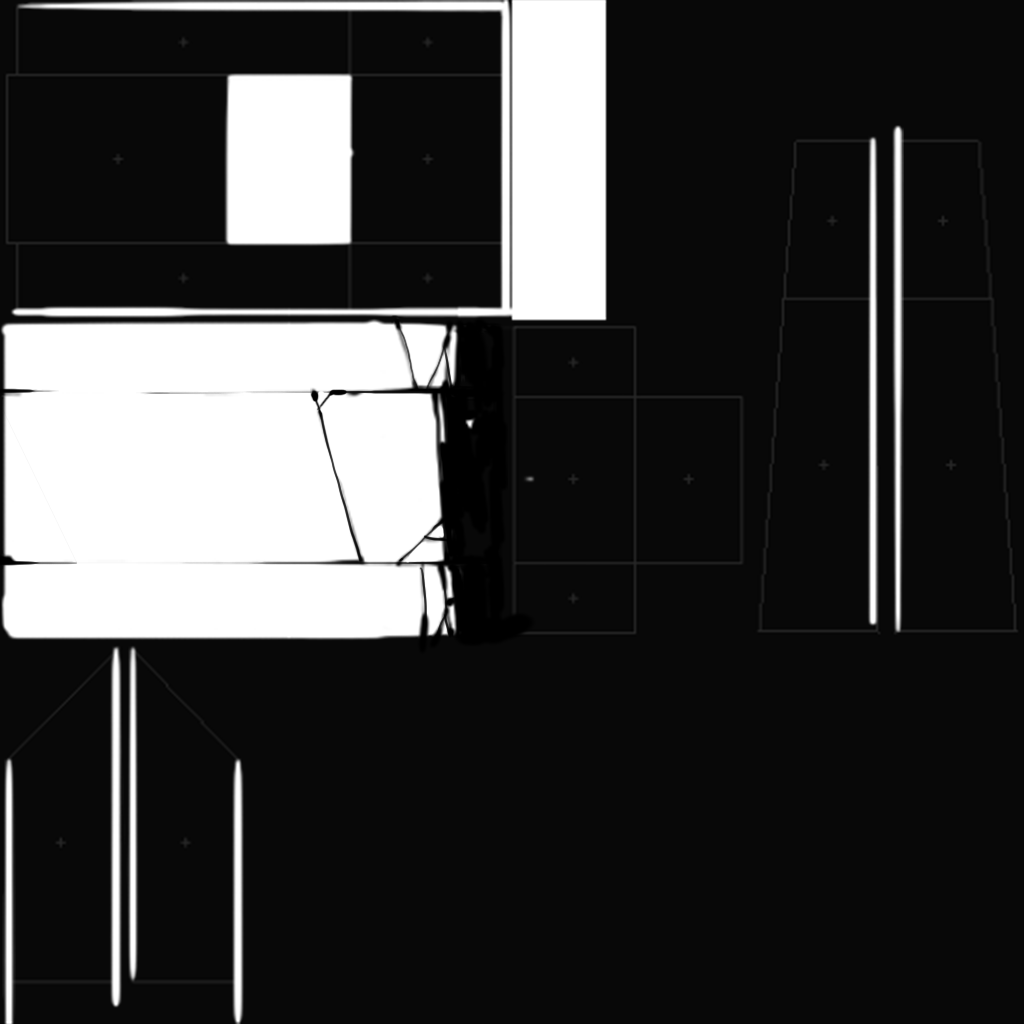
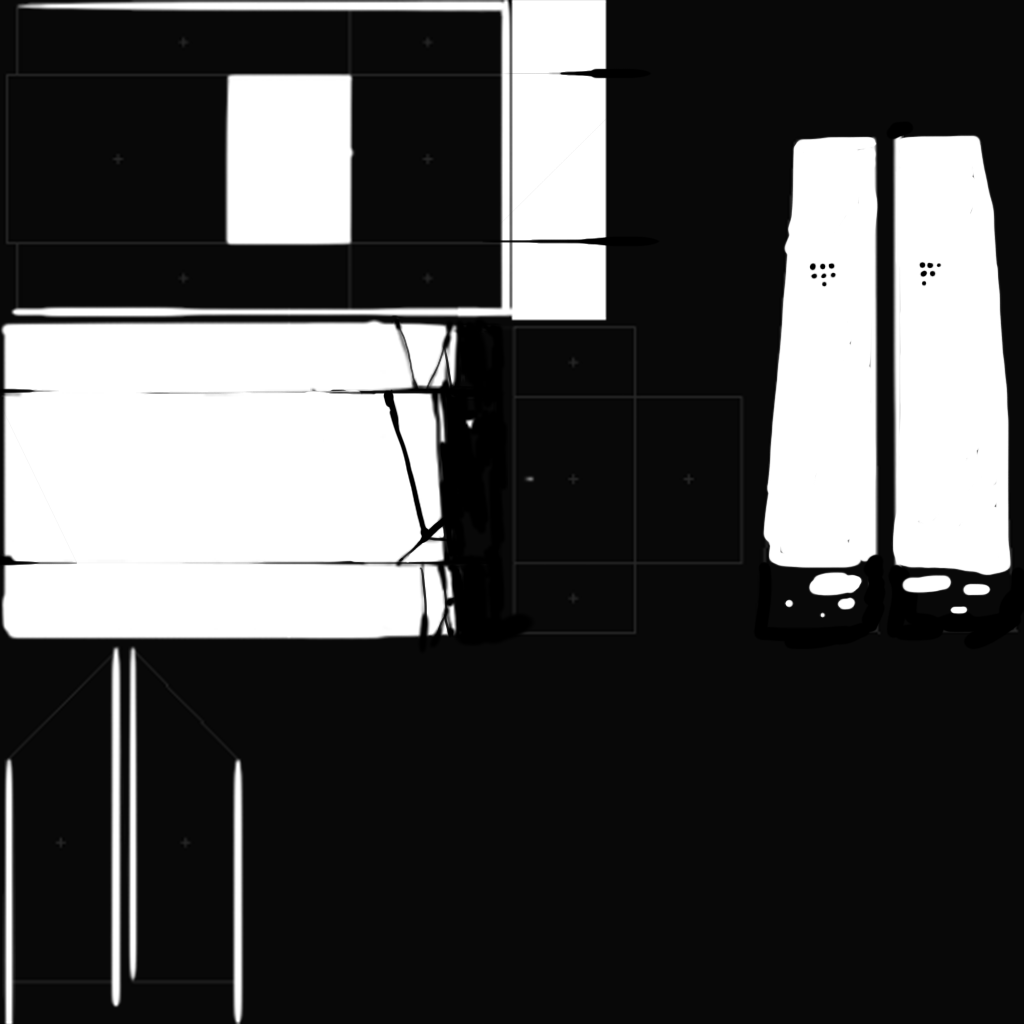
Layer changes from the first (1024, 1024) image to the second:
added layer "Layer 5" above "Layer 4" over <box>303,389,445,563</box>
added layer "Layer 4" above "Layer 3" over <box>809,261,942,288</box>
painted on "Layer 3" over <box>482,68,1024,649</box>
